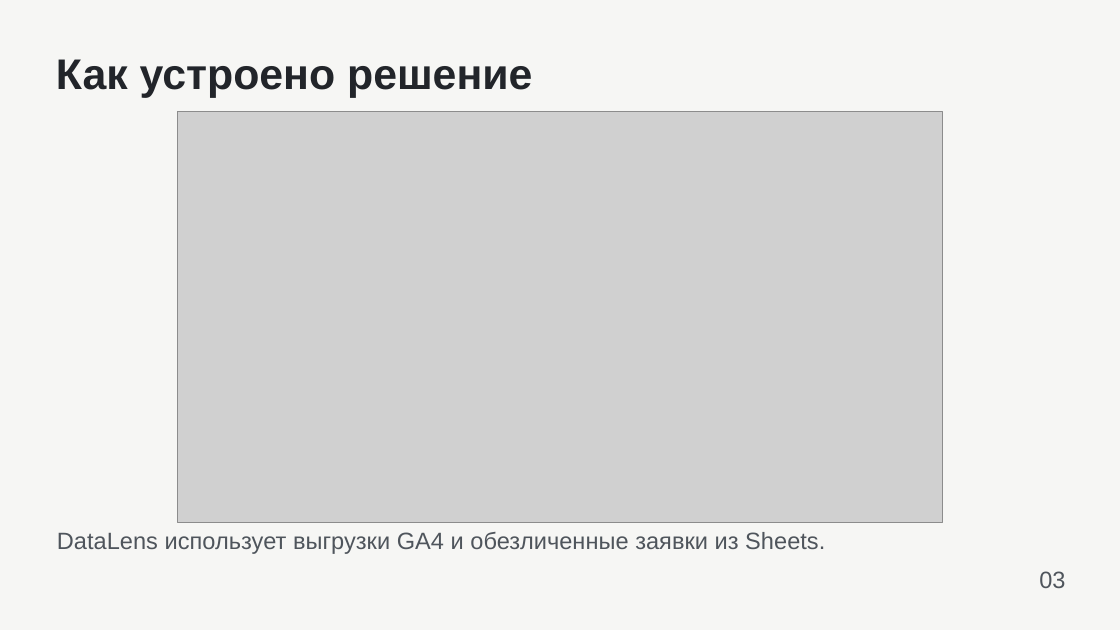
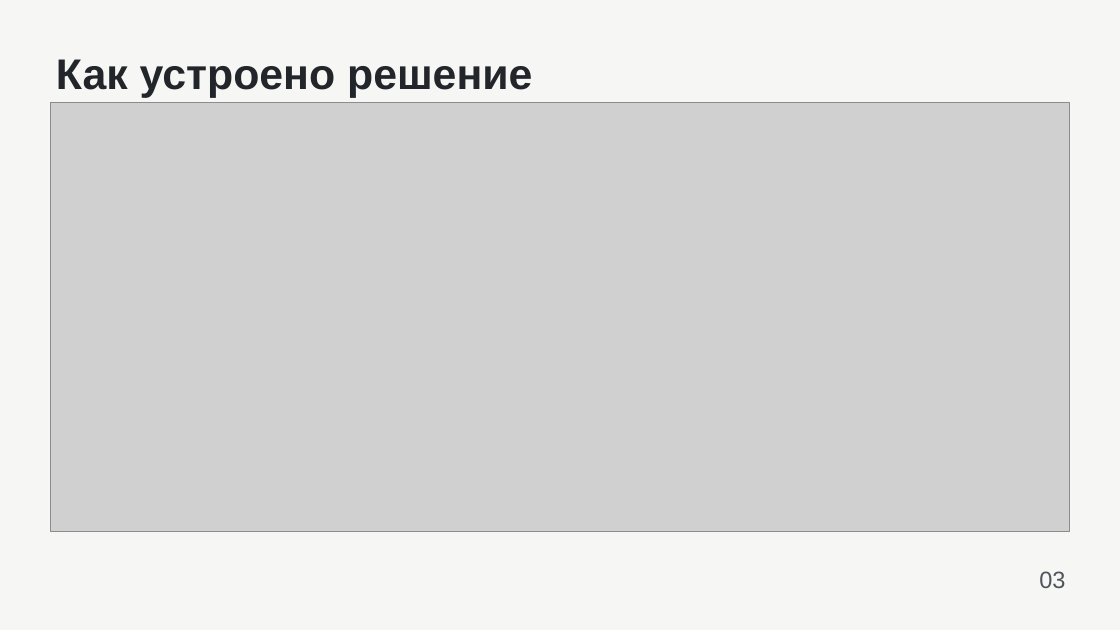
Before and after one commit to stvxs/tz-13-remont-kvadrat, a slide deck: slide 3 of presentation/zashchita.pptx. Drawn at 1120x630 pixels with LibreOffice and Linux fonts; fonts in the diff are those of the drawing; grey boxes stand for pictures. Boxes give left, top, right and bottom in pixels: in the first picture for what was removed or moved away, otherwise in the second. Text is boxed around its words. In the diff, an @@ line names an element or a change of style, - is before the commit and + after.

```diff
--- a/presentation/zashchita.pptx
+++ b/presentation/zashchita.pptx
@@ picture: place and size @@
-picture at (177,111,942,523)
+picture at (50,103,1069,532)
@@ text removed at (57,532,825,554) @@
-DataLens использует выгрузки GA4 и обезличенные заявки из Sheets.
```
Also in this commit, not shown: 3 other slides changed, 14 other files.
